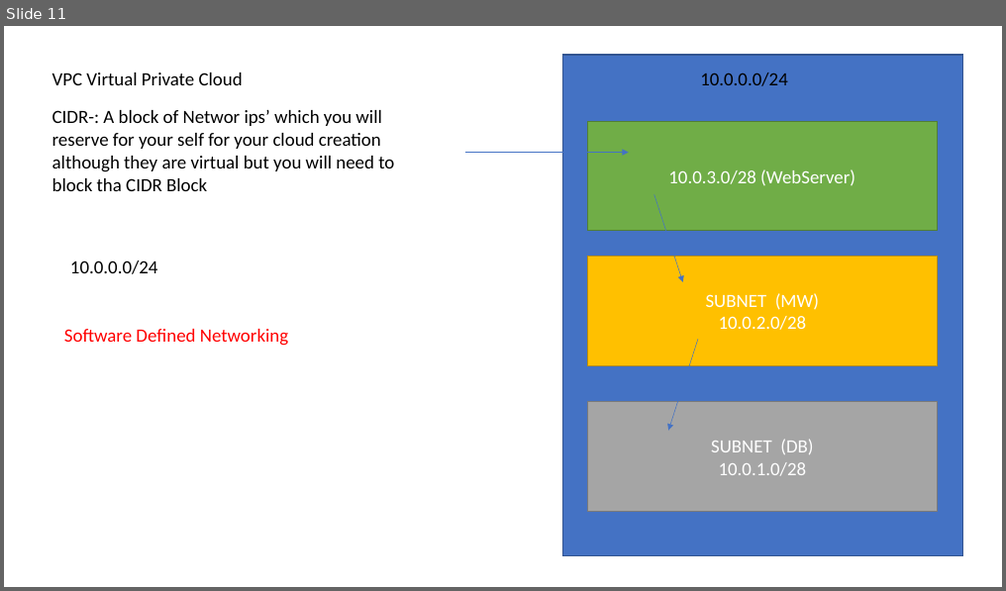
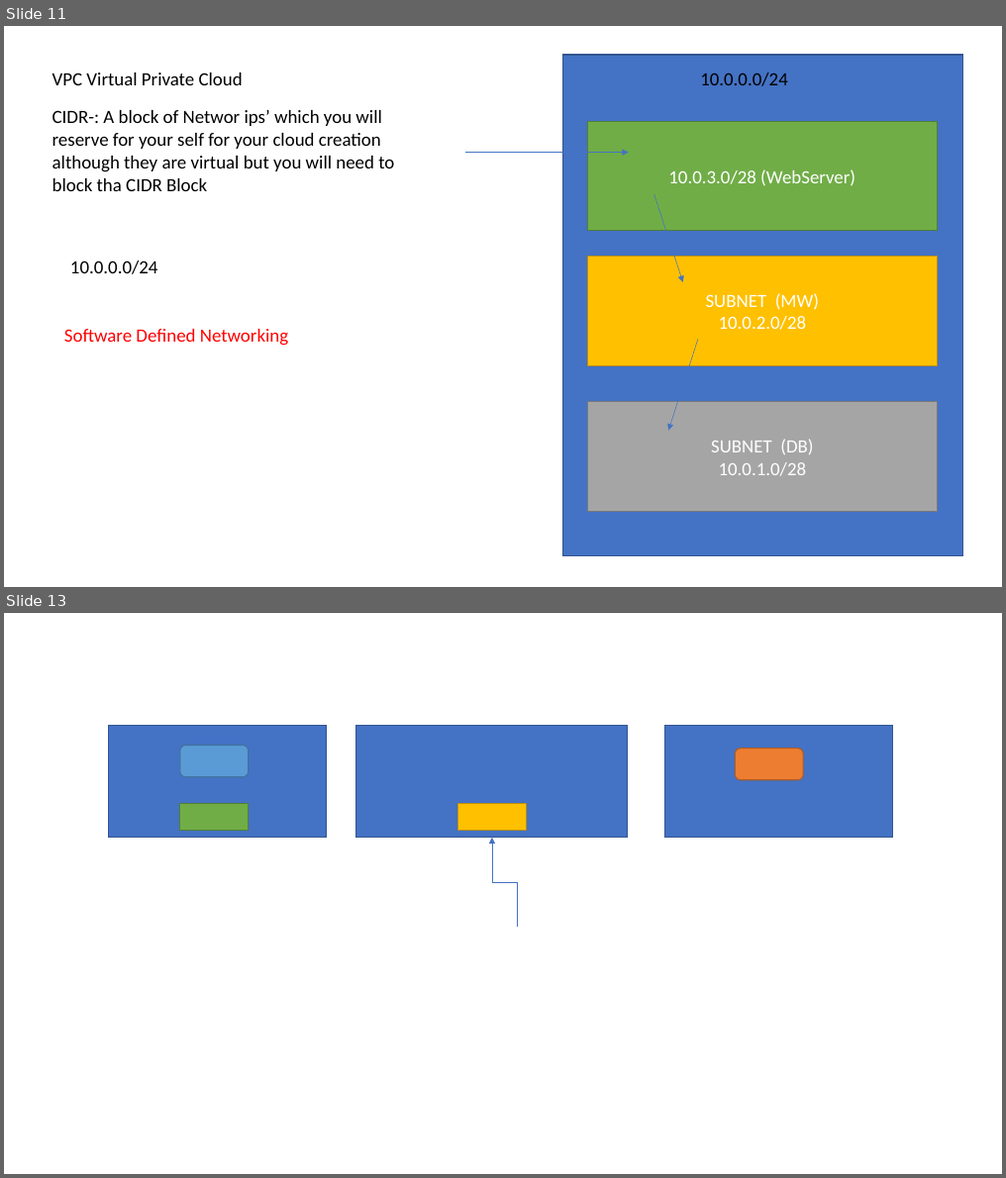
Before and after one commit to nileshdevdas/smcloudbasics, a slide deck: Day-1_BasicCloud.pptx. Shown one above the other, each under a label of ours: slide 11 before the commit, slides 11 and 13 after it; the slides between them are not shown. The pictures are 1006x591 and 1006x1178 pixels, drawn with LibreOffice and Linux fonts; fonts in the diff are those of the drawing. Boxes give left, top, right and bottom in pixels: in the first picture for what was removed or moved away, otherwise in the second. Text is boxed around its words. In the diff, an @@ line names an element or a change of style, - is before the commit and + after.

```diff
--- a/Day-1_BasicCloud.pptx
+++ b/Day-1_BasicCloud.pptx
@@ slide 13 added at <box>4,613,1002,1174</box>, background #FFFFFF @@
@@ rectangle added at <box>108,726,326,838</box>, fill #4472C4, outline #325491 1 pt @@
@@ rectangle added at <box>356,726,629,838</box>, fill #4472C4, outline #325491 1 pt @@
@@ rectangle added at <box>665,726,893,838</box>, fill #4472C4, outline #325491 1 pt @@
@@ rounded rectangle added at <box>180,746,249,777</box>, fill #5B9BD5, outline #43739E 1 pt @@
@@ rounded rectangle added at <box>736,749,804,780</box>, fill #ED7D31, outline #AF5C24 1 pt @@
@@ rectangle added at <box>180,804,249,830</box>, fill #70AD47, outline #538035 1 pt @@
@@ rectangle added at <box>458,804,527,830</box>, fill #FFC000, outline #BD8E00 1 pt @@
@@ elbow arrow added from (518, 927) to (492, 838), #4472C4 0.5 pt @@
```
Also in this commit, not shown: 5 other slides added.
